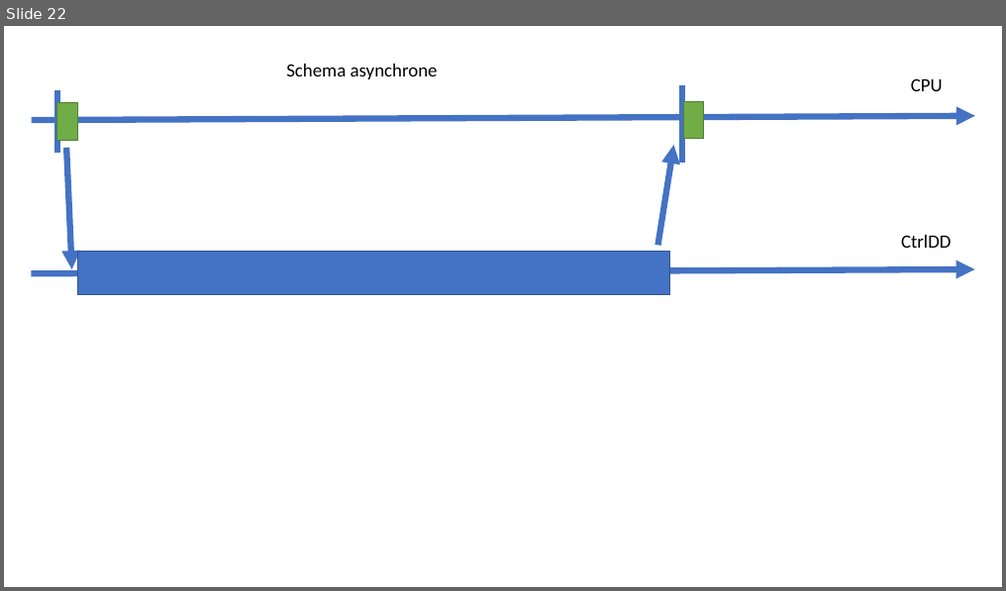
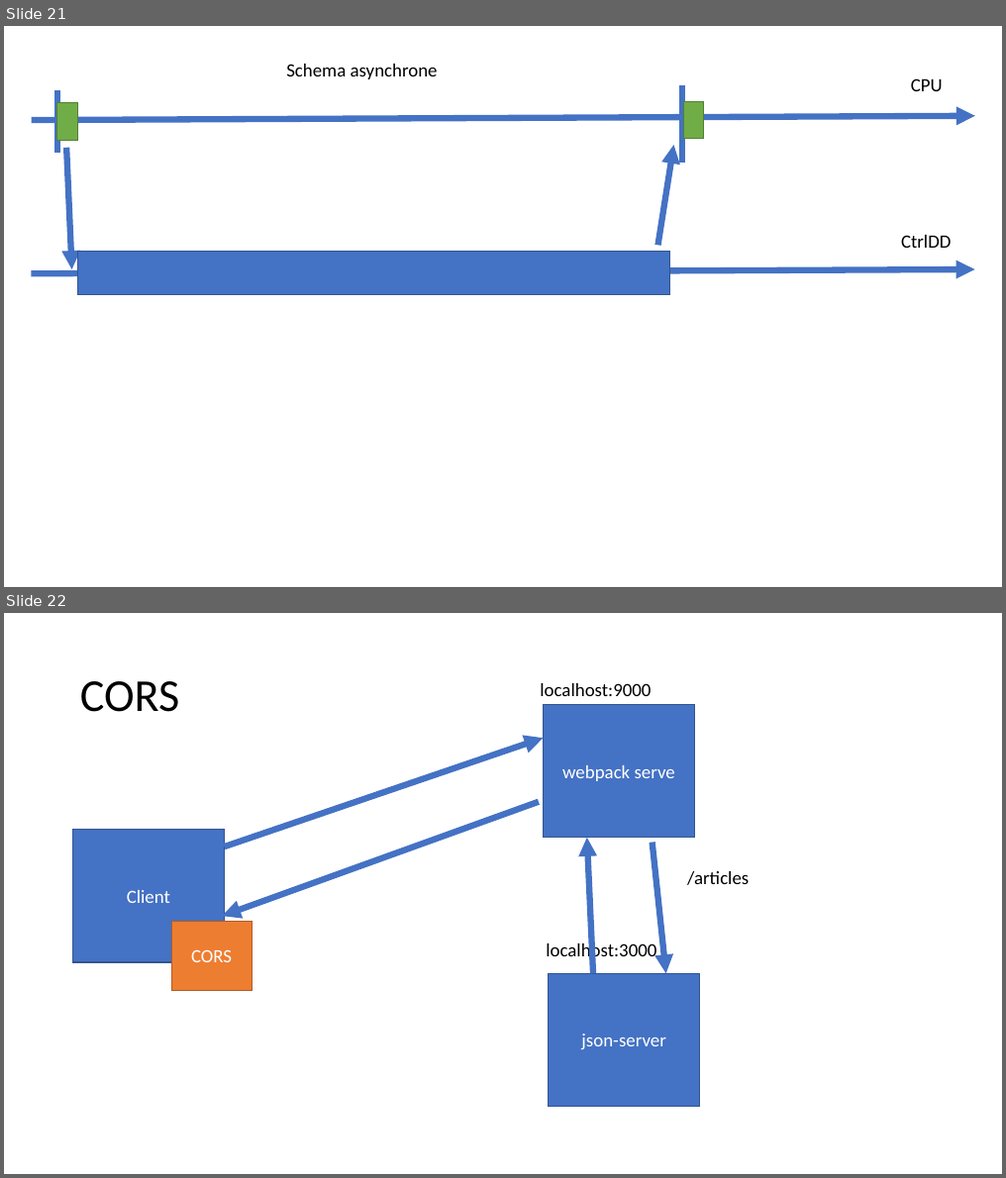
Before and after one commit to jlg-formation/fan-oct-2021, a slide deck: notes.pptx. Shown one above the other, each under a label of ours: slide 22 before the commit, slides 21 and 22 after it. The pictures are 1006x591 and 1006x1178 pixels, drawn with LibreOffice and Linux fonts; fonts in the diff are those of the drawing. Boxes give left, top, right and bottom in pixels: in the first picture for what was removed or moved away, otherwise in the second. Text is boxed around its words. In the diff, an @@ line names an element or a change of style, - is before the commit and + after.

```diff
--- a/notes.pptx
+++ b/notes.pptx
@@ slide 22 added at <box>4,613,1002,1174</box>, background #FFFFFF @@
@@ title added at <box>80,681,179,712</box>, 44 pt, text #000000 @@
+CORS
@@ text added at <box>540,683,650,696</box>, 18 pt, text #000000 @@
+localhost:9000
@@ rectangle added at <box>543,705,695,838</box>, fill #4472C4, outline #325491 1 pt, 18 pt, text #FFFFFF @@
+webpack serve
@@ arrow added from (224, 847) to (543, 738), #4472C4 6 pt @@
@@ arrow added from (539, 802) to (222, 916), #4472C4 6 pt @@
@@ rectangle added at <box>73,830,225,962</box>, fill #4472C4, outline #325491 1 pt, 18 pt, text #FFFFFF @@
+Client
@@ arrow added from (593, 973) to (587, 838), #4472C4 6 pt @@
@@ arrow added from (652, 842) to (665, 973), #4472C4 6 pt @@
@@ text added at <box>687,871,748,885</box>, 18 pt, text #000000 @@
+/articles
@@ rectangle added at <box>171,922,252,991</box>, fill #ED7D31, outline #AF5C24 1 pt, 18 pt, text #FFFFFF @@
+CORS
@@ text added at <box>546,941,656,961</box>, 18 pt, text #000000 @@
+localhost:3000
@@ rectangle added at <box>548,973,700,1106</box>, fill #4472C4, outline #325491 1 pt, 18 pt, text #FFFFFF @@
+json-server
@@ what was slide 22 is now slide 21 @@
```
Also in this commit, not shown: 4 slides changed, 2 other slides added.
